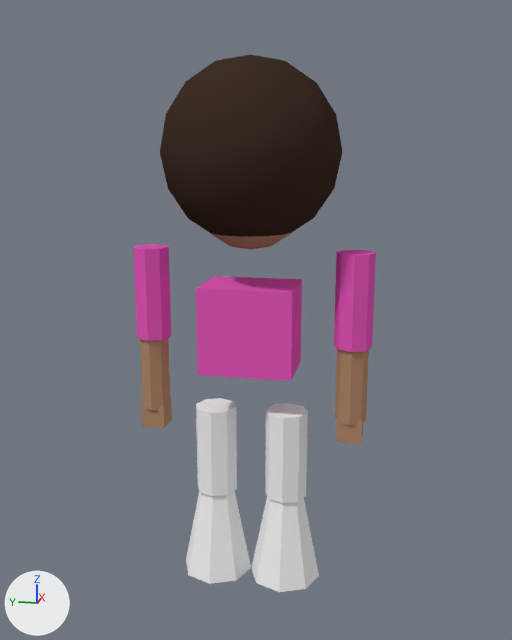
Before and after pictures for a commit that changed the Blender file disco_cop/blender/models/player.blend.
Rendered twice from a camera (50 mm lens) standing at (-2.184, -0.454, 1.518) and looking at (0.078, -0.002, 0.952). The lights are fixed; the arrows at lower left show +X, +Y and +Z.

Script lines for the objects in view, before the commit:
```python
ob_afro = bpy.data.objects.new('Afro', me_sphere_001)
ob_afro.location = (0.0, 0.0, 1.5)
ob_hand_l = bpy.data.objects.new('Hand.L', me_cube_002)
ob_hand_l.location = (0.0, 0.33, 0.63)
ob_head = bpy.data.objects.new('Head', me_sphere)
ob_head.location = (0.0, 0.0, 1.38)
ob_lowerarm_l = bpy.data.objects.new('LowerArm.L', me_cylinder_001)
ob_lowerarm_l.location = (0.0, 0.33, 0.78)
ob_lowerarm_r = bpy.data.objects.new('LowerArm.R', me_cylinder_003)
ob_lowerarm_r.location = (0.0, -0.33, 0.78)
ob_torso = bpy.data.objects.new('Torso', me_cube_001)
ob_torso.location = (0.0, 0.0, 0.0)
ob_upperarm_l = bpy.data.objects.new('UpperArm.L', me_cylinder)
ob_upperarm_l.location = (0.0, 0.33, 1.05)
ob_upperarm_r = bpy.data.objects.new('UpperArm.R', me_cylinder_002)
ob_upperarm_r.location = (0.0, -0.33, 1.05)
ob_upperleg_l = bpy.data.objects.new('UpperLeg.L', me_cylinder_004)
ob_upperleg_l.location = (0.0, 0.12, 0.52)
# also in view: 'LowerLeg.R' at (0.0, -0.12, 0.22); 'UpperLeg.R' at (0.0, -0.12, 0.52); 'LowerLeg.L' at (0.0, 0.12, 0.22)
```
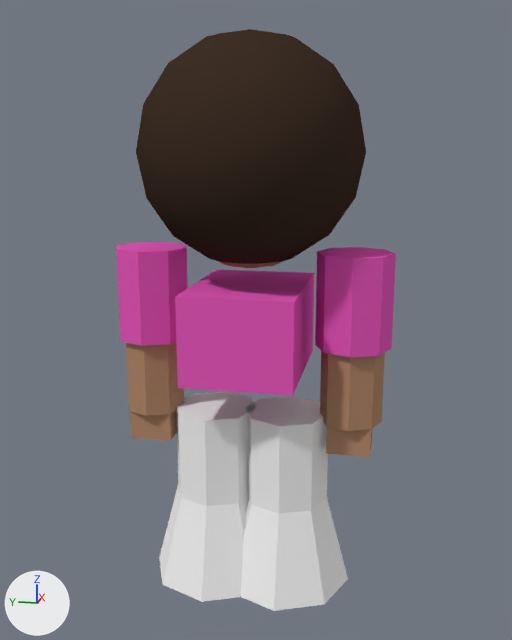
Pixel boxes (x1, y1, x2, y2) of what changed, in the pictures (512 x 640 px):
'Afro', reshaped (26% wider, 28% taller): before (160, 54, 342, 237); after (136, 29, 366, 264)
'Torso', mesh rescaled (31% wider, 20% taller): before (196, 276, 302, 381); after (175, 270, 314, 396)
'LowerLeg.R', reshaped: before (251, 496, 319, 592); after (241, 498, 348, 611)
'UpperLeg.R', mesh rescaled (89% wider, 18% taller): before (265, 403, 308, 503); after (246, 396, 328, 514)
'UpperArm.R', mesh rescaled (91% wider, 8% taller): before (334, 250, 376, 352); after (315, 247, 396, 357)
'LowerLeg.L', reshaped: before (186, 491, 251, 584); after (159, 484, 248, 602)
'UpperLeg.L', mesh rescaled (93% wider, 16% taller): before (196, 398, 237, 496); after (176, 392, 256, 506)
'UpperArm.L', mesh rescaled (87% wider, 7% taller): before (133, 244, 171, 341); after (116, 242, 188, 346)
'LowerArm.R', mesh rescaled (89% wider): before (335, 349, 369, 425); after (320, 351, 385, 431)
'LowerArm.L', mesh rescaled: before (140, 338, 171, 410); after (126, 342, 185, 416)
'Hand.R', mesh rescaled: before (336, 417, 363, 444); after (326, 426, 372, 457)
'Hand.L', mesh rescaled: before (141, 398, 172, 428); after (130, 411, 177, 441)
'Head', reshaped: before (211, 233, 291, 249); after (219, 261, 282, 268)

What changed in the scene script:
```text
Change me_sphere:
    remove me_sphere.from_pydata(...)  # 86 vertices, 96 faces; spans x -0.18..0.18, y -0.18..0.18, z -0.18..0.18
    add me_sphere.from_pydata(...)  # 86 vertices, 96 faces; spans x -0.24..0.24, y -0.24..0.24, z -0.24..0.24
    me_sphere part 1: 86 vertices removed from x -0.18..0.18, y -0.18..0.18, z -0.18..0.18; 86 vertices added at x -0.24..0.24, y -0.24..0.24, z -0.24..0.24, forming a UV sphere (12 segments, 8 rings, poles along z)
Change me_sphere_001:
    remove me_sphere_001.from_pydata(...)  # 86 vertices, 96 faces; spans x -0.28..0.28, y -0.28..0.28, z -0.28..0.28
    add me_sphere_001.from_pydata(...)  # 86 vertices, 96 faces; spans x -0.35..0.35, y -0.35..0.35, z -0.35..0.35
    me_sphere_001 part 2: 86 vertices removed from x -0.28..0.28, y -0.28..0.28, z -0.28..0.28; 86 vertices added at x -0.35..0.35, y -0.35..0.35, z -0.35..0.35, forming a UV sphere (12 segments, 8 rings, poles along z)
Change me_cube_001:
    where me_cube_001.from_pydata(...)  # 8 vertices, 6 faces; spans x -0.11..0.11, y -0.15..0.15, z 0.81..1.09
    me_cube_001 part 3: the whole mesh is scaled about its middle by (2.18, 1.17, 1)
Change me_cylinder:
    where me_cylinder.from_pydata(...)  # 16 vertices, 10 faces; spans x -0.06..0.06, y -0.06..0.06, z -0.15..0.15
    me_cylinder part 4: the whole mesh is scaled about its middle by (2, 2, 1)
Change me_cylinder_001:
    where me_cylinder_001.from_pydata(...)  # 16 vertices, 10 faces; spans x -0.05..0.05, y -0.05..0.05, z -0.125..0.125
    me_cylinder_001 part 5: the whole mesh is scaled about its middle by (2, 2, 1)
Change me_cube_002:
    where me_cube_002.from_pydata(...)  # 8 vertices, 6 faces; spans x -0.04..0.04, y -0.04..0.04, z -0.04..0.04
    me_cube_002 part 6: the whole mesh is scaled about its middle by 1.75
Change me_cylinder_002:
    where me_cylinder_002.from_pydata(...)  # 16 vertices, 10 faces; spans x -0.06..0.06, y -0.06..0.06, z -0.15..0.15
    me_cylinder_002 part 7: the whole mesh is scaled about its middle by (2, 2, 1)
Change me_cylinder_003:
    where me_cylinder_003.from_pydata(...)  # 16 vertices, 10 faces; spans x -0.05..0.05, y -0.05..0.05, z -0.125..0.125
    me_cylinder_003 part 8: the whole mesh is scaled about its middle by (2, 2, 1)
Change me_cube_003:
    where me_cube_003.from_pydata(...)  # 8 vertices, 6 faces; spans x -0.04..0.04, y -0.04..0.04, z -0.04..0.04
    me_cube_003 part 9: the whole mesh is scaled about its middle by 1.75
Change me_cylinder_004:
    where me_cylinder_004.from_pydata(...)  # 16 vertices, 10 faces; spans x -0.07..0.07, y -0.07..0.07, z -0.15..0.15
    me_cylinder_004 part 10: the whole mesh is scaled about its middle by (2, 2, 1)
Change me_cone:
    remove me_cone.from_pydata(...)  # 16 vertices, 10 faces; spans x -0.12..0.12, y -0.12..0.12, z -0.15..0.15
    add me_cone.from_pydata(...)  # 16 vertices, 10 faces; spans x -0.22..0.22, y -0.22..0.22, z -0.15..0.15
    me_cone part 11: 16 of 16 vertices moved; they spanned x -0.12..0.12, y -0.12..0.12, z -0.15..0.15 and now span x -0.22..0.22, y -0.22..0.22, z -0.15..0.15; mean shift (0.0, 0.0, 0.0); largest move (0.085, 0.085, -0.15) -> (0.156, 0.156, -0.15)
Change me_cylinder_005:
    where me_cylinder_005.from_pydata(...)  # 16 vertices, 10 faces; spans x -0.07..0.07, y -0.07..0.07, z -0.15..0.15
    me_cylinder_005 part 12: the whole mesh is scaled about its middle by (2, 2, 1)
Change me_cone_001:
    remove me_cone_001.from_pydata(...)  # 16 vertices, 10 faces; spans x -0.12..0.12, y -0.12..0.12, z -0.15..0.15
    add me_cone_001.from_pydata(...)  # 16 vertices, 10 faces; spans x -0.22..0.22, y -0.22..0.22, z -0.15..0.15
    me_cone_001 part 13: 16 of 16 vertices moved; they spanned x -0.12..0.12, y -0.12..0.12, z -0.15..0.15 and now span x -0.22..0.22, y -0.22..0.22, z -0.15..0.15; mean shift (0.0, 0.0, 0.0); largest move (0.085, 0.085, -0.15) -> (0.156, 0.156, -0.15)
```
